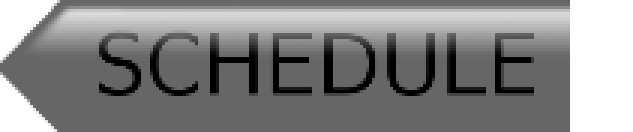
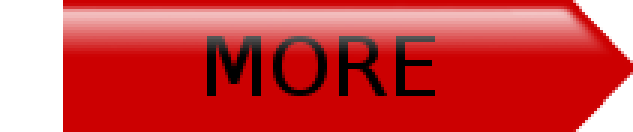
Two versions of the same layered image (633 x 132). Layer-by-layer changes:
showed "Right-facing shine" over [63, 0, 612, 60]
hid "Left-facing shine" over [21, 0, 570, 60]
added layer "MORE" above "COMMUNITY" over [207, 36, 435, 96]
hid "SCHEDULE" over [99, 30, 534, 96]
showed "Background copy" over [63, 0, 633, 132]
hid "Background" over [0, 0, 570, 132]
